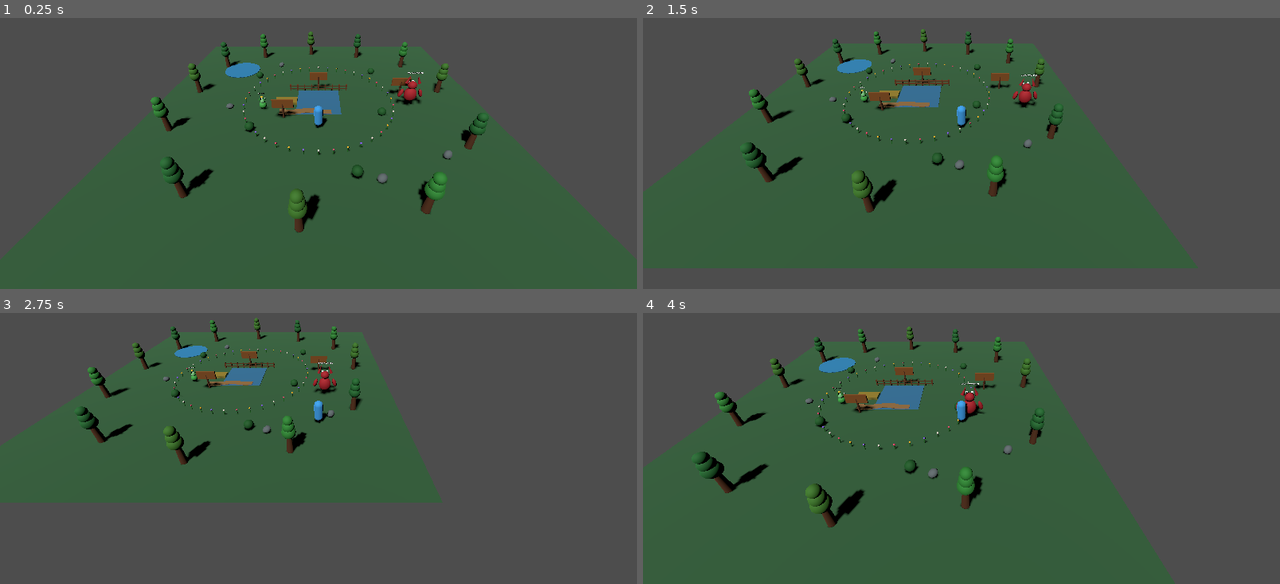
Above: before the commit, frames 1-4 (two rows, left to right).
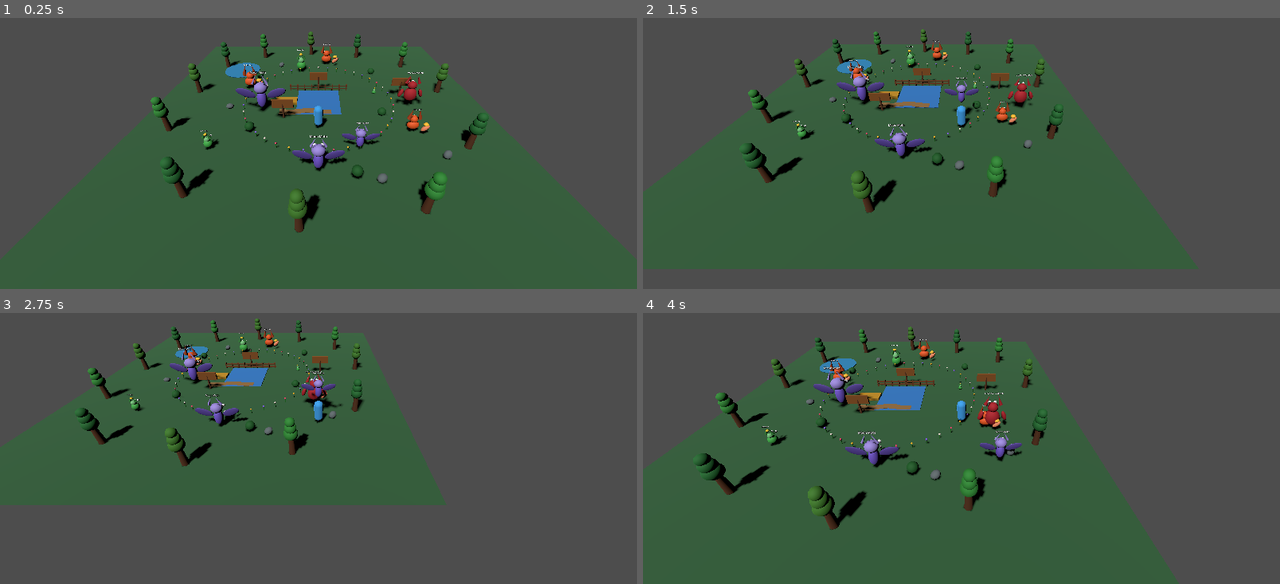
Above: after the commit, the same moments.

Repository: 8jy57sr7dz-source/poke
Game: Godot game, scene res://scenes/main.tscn
Same seed, same stepped clock (60 frames per second), same inputs: the game is played once before the commit and once after it.
Inputs:
- Up to frame 1 (0.25 s): no input
- Up to frame 2 (1.5 s): tap Enter at 0.5 s; hold D 0.53-1.28 s; hold T 0.53-1.28 s; hold S from 1.28 s (still down); tap E at 1.35 s
- Up to frame 3 (2.75 s): release S at 2.03 s; hold D from 2.03 s (still down); hold T from 2.03 s (still down)
- Up to frame 4 (4 s): release D at 2.78 s; release T at 2.78 s; hold W 2.78-3.53 s; tap E at 2.85 s; hold A from 3.53 s (still down); hold T from 3.53 s (still down)

The runs differ from the first frame. In frame 1, 2.1% of the frame differs, in the area x 31-68%, y 9-57%; in frame 2, 2.4%; in frame 3, 3.4%; in frame 4, 5.1%, in the area x 7-64%, y 5-80%.
Error before the commit: Invalid call. Nonexistent function '_spawn_creature_by_id (via call)' in base 'Node3D (game.gd)'. (res://scripts/world/world_presentation.gd:63)

Commit message:
Add the missing spawn-by-ID method used by world presentation

Diff:
--- a/scripts/game.gd
+++ b/scripts/game.gd
@@ -212,16 +212,7 @@
 func rebirth() -> bool:
 	if not RebirthService.can_rebirth(speed_stat, rebirths):
 		return false
-	var updated := RebirthService.reset_progress({
-		"coins": coins,
-		"speed": speed_stat,
-		"placed": placed,
-		"base_level": base_level,
-		"base_slots": base_slots,
-		"pokedex": pokedex,
-		"rebirths": rebirths,
-		"permanent_bonus": permanent_bonus
-	})
+	var updated := RebirthService.reset_progress({"coins": coins, "speed": speed_stat, "placed": placed, "base_level": base_level, "base_slots": base_slots, "pokedex": pokedex, "rebirths": rebirths, "permanent_bonus": permanent_bonus})
 	coins = float(updated.get("coins", 0.0))
 	speed_stat = float(updated.get("speed", 0.0))
 	_assign_placed(updated.get("placed", []))
@@ -245,13 +236,7 @@
 func _publish_network_snapshot() -> void:
 	if network_service == null or not network_service.is_host():
 		return
-	var snapshot := {
-		"coins": coins,
-		"speed": speed_stat,
-		"biome": active_biome_id,
-		"player_position": player.global_position if player != null else Vector3.ZERO,
-		"carrying": carried != null
-	}
+	var snapshot := {"coins": coins, "speed": speed_stat, "biome": active_biome_id, "player_position": player.global_position if player != null else Vector3.ZERO, "carrying": carried != null}
 	network_service.publish_snapshot(snapshot)
 
 func _on_network_status_changed(value: String) -> void:
@@ -272,9 +257,7 @@
 	return true
 
 func _deliver_carried() -> void:
-	if carried == null or not is_instance_valid(carried):
-		return
-	if not BaseService.can_place(placed.size(), base_level, base_slots):
+	if carried == null or not is_instance_valid(carried) or not BaseService.can_place(placed.size(), base_level, base_slots):
 		return
 	var record: Dictionary = carried.get_meta("pokemon_record", {}).duplicate(true)
 	record["size"] = carried.get_meta("size", "Normal")
@@ -314,23 +297,22 @@
 func _spawn_wild_creature(rare: bool = false) -> void:
 	if pokemon_definitions.is_empty():
 		return
+	var ids := pokemon_definitions.keys()
+	var id: String = str(ids[randi_range(0, ids.size() - 1)])
+	_spawn_creature_by_id(id, rare)
+
+func _spawn_creature_by_id(pokemon_id: String, rare: bool = false) -> Node3D:
+	if not pokemon_definitions.has(pokemon_id):
+		push_warning("Unknown creature id: %s" % pokemon_id)
+		return null
+	var definition: Dictionary = pokemon_definitions[pokemon_id]
 	var rng := RandomNumberGenerator.new()
 	rng.randomize()
-	var biome: Dictionary = BiomeService.biome_by_id(biome_data, active_biome_id)
-	var spawn_table: Array = BiomeService.spawn_table_for(biome)
-	var definition: Dictionary
-	if not spawn_table.is_empty():
-		var entry: Dictionary = BiomeService.weighted_spawn_entry(spawn_table, rng)
-		definition = pokemon_definitions.get(str(entry.get("pokemon_id", "")), {})
-	if definition.is_empty():
-		var ids := pokemon_definitions.keys()
-		definition = pokemon_definitions.get(str(ids[rng.randi_range(0, ids.size() - 1)]), {})
-	if definition.is_empty():
-		return
-	var creature: Node3D = PokemonSpawner.create_creature(definition, rng, rare, active_biome_id, probability_config)
-	creature.position = Vector3(rng.randf_range(-10.0, 10.0), 0.45, rng.randf_range(-10.0, 10.0))
+	var creature: Node3D = PokemonSpawner.create_creature(definition, rng, rare, active_biome_id if not active_biome_id.is_empty() else "meadow", probability_config)
+	creature.position = Vector3(rng.randf_range(-10.0, 10.0), 0.0, rng.randf_range(-10.0, 10.0))
 	add_child(creature)
 	creature.add_to_group("wild_pokemon")
+	return creature
 
 func _placed_income() -> float:
 	var total := 0.0
@@ -348,28 +330,21 @@
 	var material := StandardMaterial3D.new()
 	material.albedo_color = color
 	material.transparency = BaseMaterial3D.TRANSPARENCY_ALPHA
-	material.albedo_color.a = 0.55
+	material.albedo_color.a = 0.8
 	marker.material_override = material
 	add_child(marker)
 
 func _update_hud() -> void:
 	var slot_limit := BaseService.slot_limit(base_level, base_slots)
 	var completion := IndexService.completion_ratio(pokedex)
-	var holding := "None" if carried == null else str(carried.get_meta("pokemon_record", {}).get("name", "Creature"))
+	var holding := "없음" if carried == null else str(carried.get_meta("pokemon_record", {}).get("name", "크리처"))
+	var text := "코인: %d | 훈련: %.1f | 환생: %d | 기지: %d/%d | 도감: %.0f%%\n" % [int(coins), speed_stat, rebirths, placed.size(), slot_limit, completion * 100.0]
+	text += "WASD 이동 · E 크리처 줍기/배치 · T 트레드밀에서 훈련\n바이옴: %s | 들고 있음: %s | 네트워크: %s" % [active_biome_id, holding, network_status]
 	if get_window() != null:
-		get_window().title = "Coins: %d | Speed: %.1f | Rebirth: %d | Base: %d/%d | Dex: %.0f%% | Carrying: %s | Network: %s | WASD · E interact · T train" % [int(coins), speed_stat, rebirths, placed.size(), slot_limit, completion * 100.0, holding, network_status]
+		get_window().title = text
 
 func _save() -> void:
-	SaveService.save_data({
-		"coins": coins,
-		"speed": speed_stat,
-		"placed": placed,
-		"base_level": base_level,
-		"base_slots": base_slots,
-		"pokedex": pokedex,
-		"rebirths": rebirths,
-		"permanent_bonus": permanent_bonus
-	})
+	SaveService.save_data({"coins": coins, "speed": speed_stat, "placed": placed, "base_level": base_level, "base_slots": base_slots, "pokedex": pokedex, "rebirths": rebirths, "permanent_bonus": permanent_bonus})
 
 func _read_json(path: String) -> Dictionary:
 	if not FileAccess.file_exists(path):
